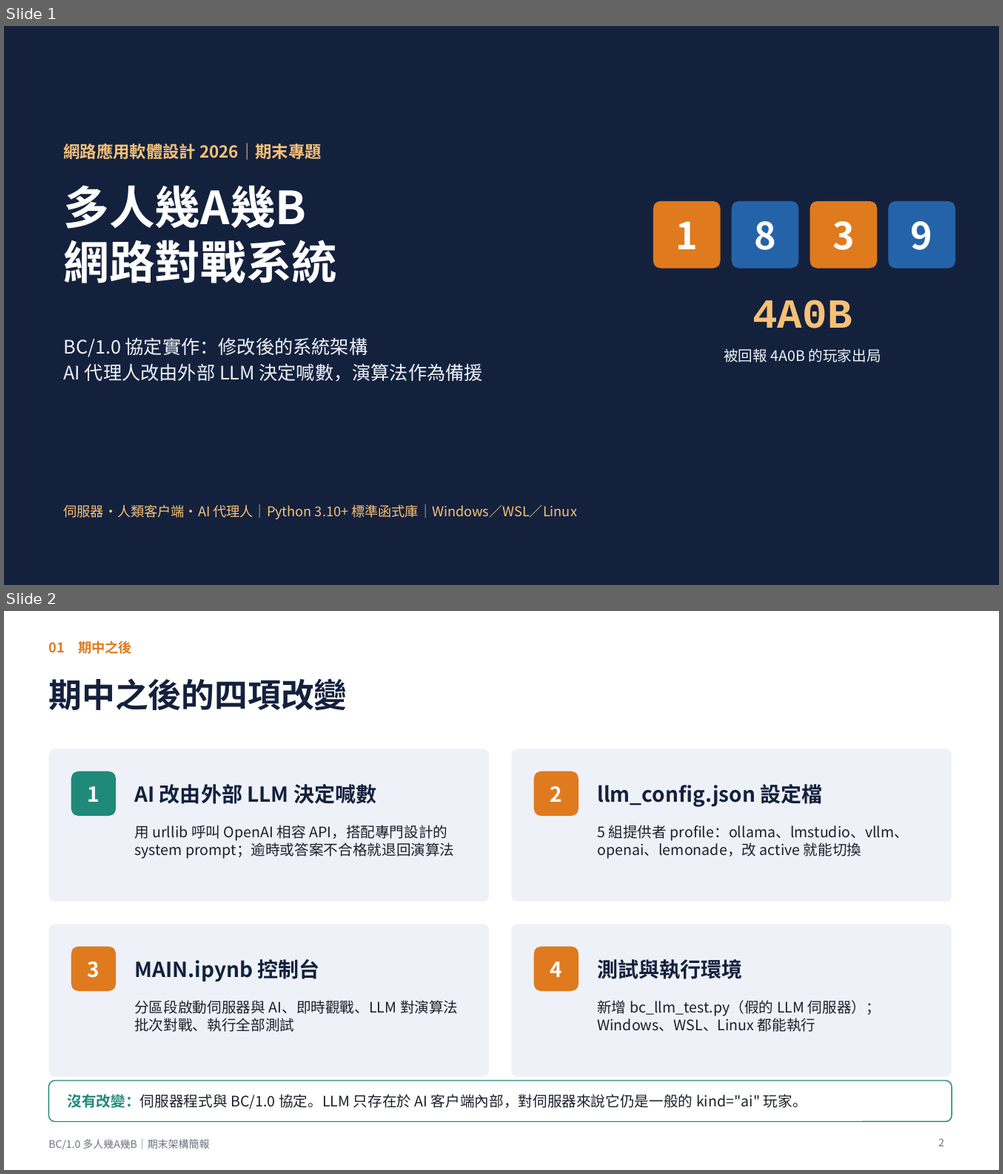
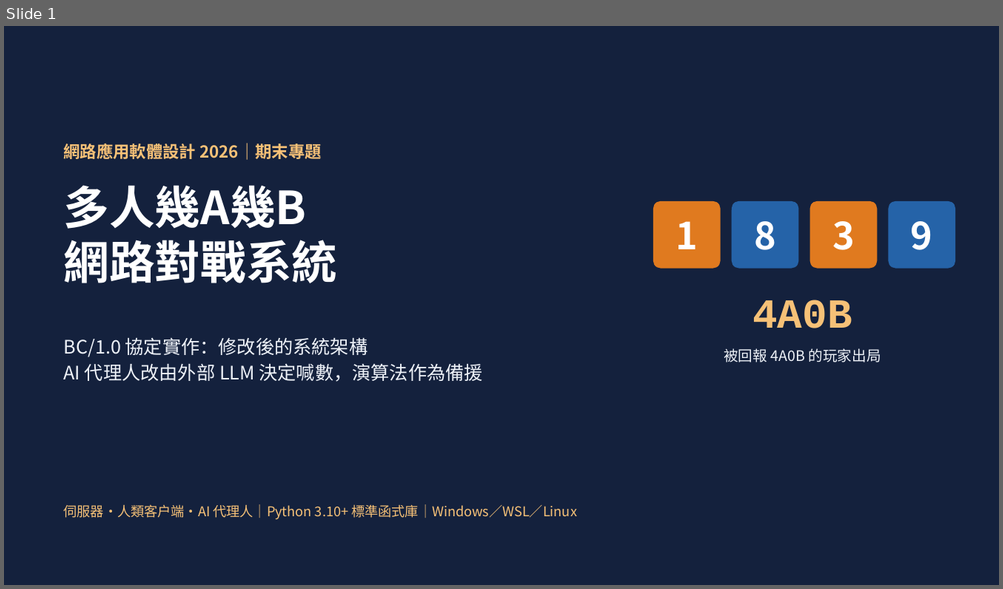
Before and after one commit to TAIWAN-ET/web_application2026_project, a slide deck: slides/期末架構簡報.pptx. Shown one above the other, each under a label of ours: slides 1 and 2 before the commit, slide 1 after it. The pictures are 1003x1174 and 1003x589 pixels, drawn with LibreOffice and Linux fonts; fonts in the diff are those of the drawing. Boxes give left, top, right and bottom in pixels: in the first picture for what was removed or moved away, otherwise in the second. Text is boxed around its words. In the diff, an @@ line names an element or a change of style, - is before the commit and + after.

```diff
--- a/slides/期末架構簡報.pptx
+++ b/slides/期末架構簡報.pptx
@@ slide 2 removed at <box>4,611,999,1170</box>, background #FFFFFF @@
@@ text removed at <box>48,641,132,654</box> @@
-01 期中之後
@@ title removed at <box>48,678,347,711</box> @@
-期中之後的四項改變
@@ rounded rectangle removed at <box>48,749,489,902</box> @@
@@ rounded rectangle removed at <box>512,749,951,902</box> @@
@@ rounded rectangle removed at <box>71,772,116,816</box> @@
@@ text removed at <box>88,786,100,802</box> @@
-1
@@ text removed at <box>134,784,376,804</box> @@
-AI 改由外部 LLM 決定喊數
@@ rounded rectangle removed at <box>534,772,578,816</box> @@
@@ text removed at <box>550,786,563,802</box> @@
-2
@@ text removed at <box>597,784,822,807</box> @@
-llm_config.json 設定檔
@@ text removed at <box>134,825,455,859</box> @@
-用 urllib 呼叫 OpenAI 相容 API，搭配專門設計的 system prompt；逾時或答案不合格就退回演算法
@@ text removed at <box>597,825,909,859</box> @@
-5 組提供者 profile：ollama、lmstudio、vllm、openai、lemonade，改 active 就能切換
@@ rounded rectangle removed at <box>48,924,489,1077</box> @@
@@ rounded rectangle removed at <box>512,924,951,1077</box> @@
@@ rounded rectangle removed at <box>71,947,116,991</box> @@
@@ text removed at <box>88,962,100,978</box> @@
-3
@@ text removed at <box>134,960,320,982</box> @@
-MAIN.ipynb 控制台
@@ rounded rectangle removed at <box>534,947,578,991</box> @@
@@ text removed at <box>550,962,563,977</box> @@
-4
@@ text removed at <box>597,960,742,980</box> @@
-測試與執行環境
@@ text removed at <box>134,1000,458,1032</box> @@
-分區段啟動伺服器與 AI、即時觀戰、LLM 對演算法批次對戰、執行全部測試
@@ text removed at <box>597,1000,880,1032</box> @@
-新增 bc_llm_test.py（假的 LLM 伺服器）；Windows、WSL、Linux 都能執行
@@ rounded rectangle removed at <box>48,1081,951,1122</box> @@
@@ text removed at <box>68,1094,807,1110</box> @@
-沒有改變：伺服器程式與 BC/1.0 協定。LLM 只存在於 AI 客戶端內部，對伺服器來說它仍是一般的 kind="ai" 玩家。
@@ text removed at <box>48,1139,209,1150</box> @@
-BC/1.0 多人幾A幾B｜期末架構簡報
@@ page number removed at <box>938,1139,944,1147</box> @@
-2
```
Also in this commit, not shown: 6 slides changed, 2 slides added, 8 other slides removed, 2 other files.
